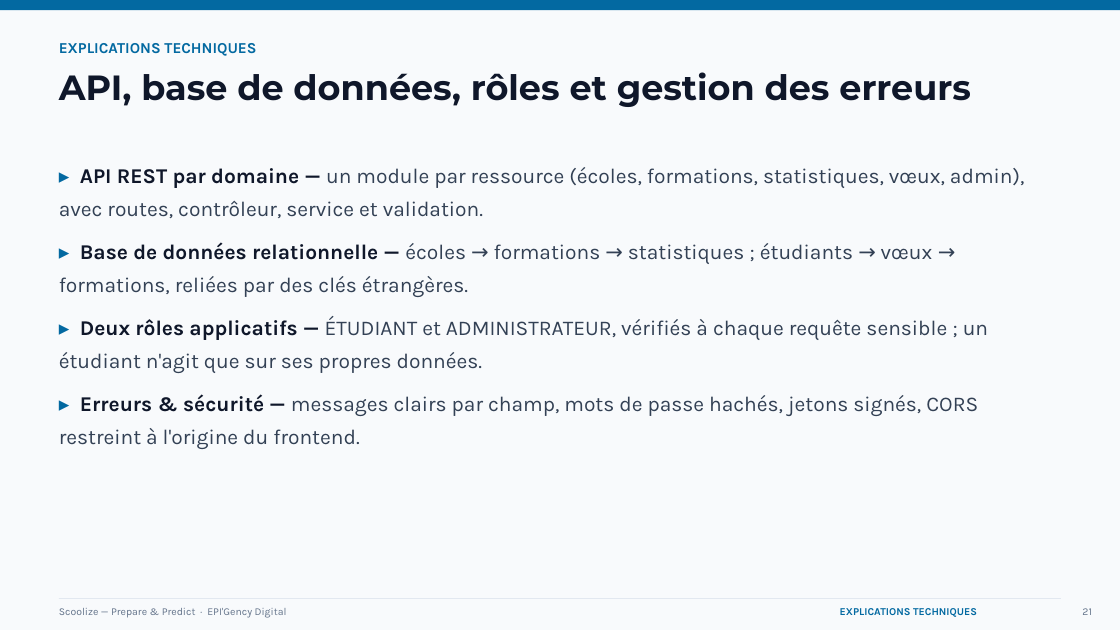
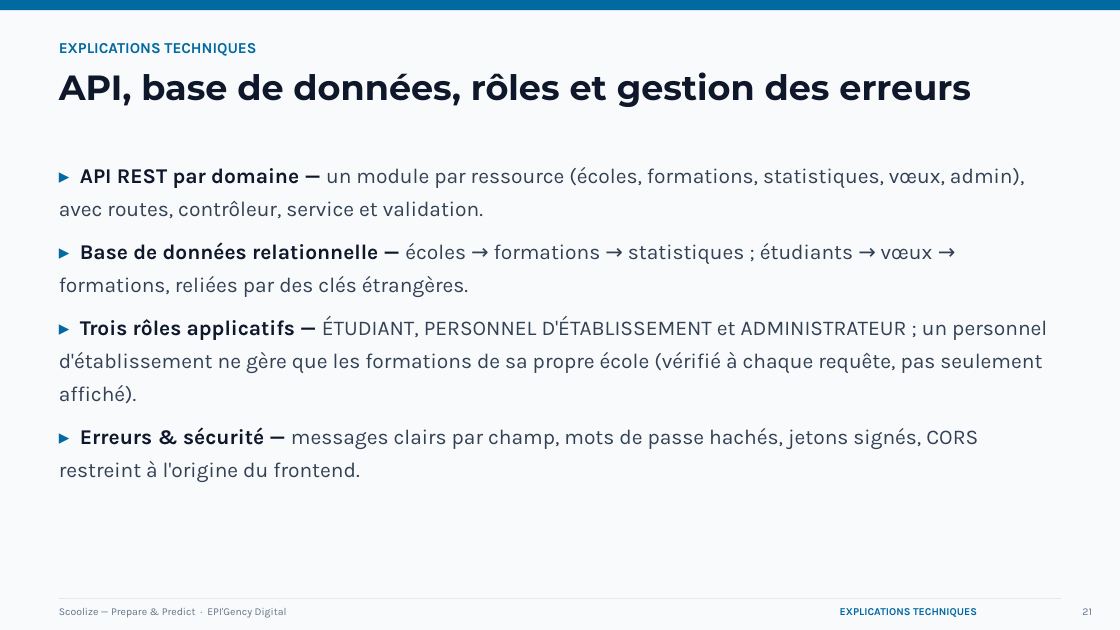
Before and after one commit to Abdallah94212/scoolise-, a slide deck: slide 21 of 08-soutenance/soutenance-scoolize-condensee.pptx. Drawn at 1120x630 pixels with LibreOffice and Linux fonts; fonts in the diff are those of the drawing. Boxes give left, top, right and bottom in pixels: in the first picture for what was removed or moved away, otherwise in the second. Text is boxed around its words. In the diff, an @@ line names an element or a change of style, - is before the commit and + after.

Commit message:
Met a jour le PPT : 113 tests (etait 97), 3 roles applicatifs (etait 2)

```diff
--- a/08-soutenance/soutenance-scoolize-condensee.pptx
+++ b/08-soutenance/soutenance-scoolize-condensee.pptx
@@ text at bbox=[59, 316, 1047, 403]: text changed @@
-▸ Deux rôles applicatifs — ÉTUDIANT et ADMINISTRATEUR, vérifiés à chaque requête sensible ; un étudiant n'agit que sur ses propres données.
+▸ Trois rôles applicatifs — ÉTUDIANT, PERSONNEL D'ÉTABLISSEMENT et ADMINISTRATEUR ; un personnel d'établissement ne gère que les formations de sa propre école (vérifié à chaque requête, pas seulement affiché).
```
Also in this commit, not shown: 4 other slides changed.
